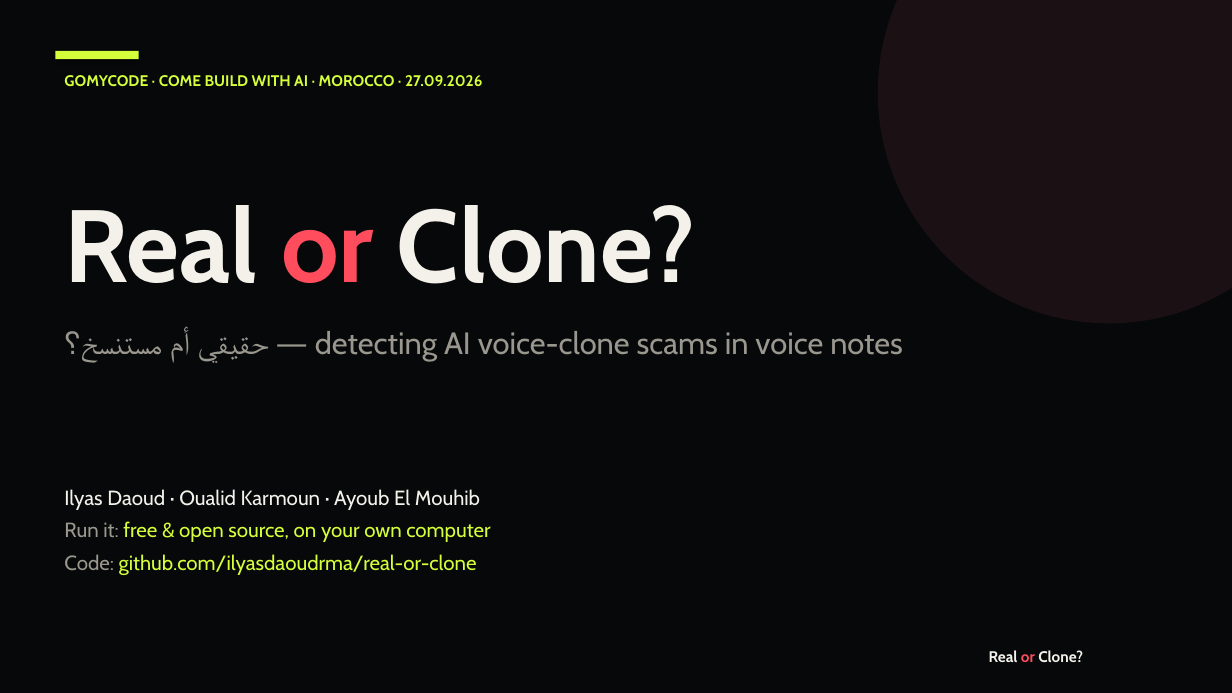
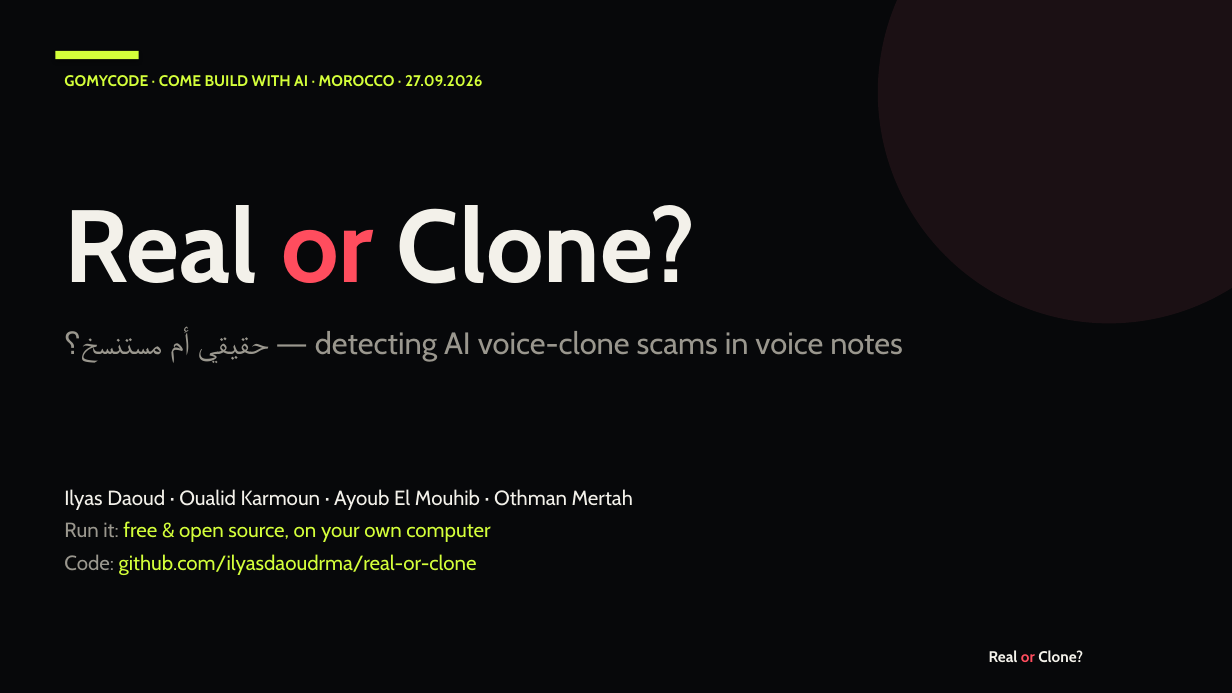
Before and after one commit to ilyasdaoudrma/real-or-clone, a slide deck: slide 1 of docs/Real-or-Clone.pptx. Drawn at 1232x693 pixels with LibreOffice and Linux fonts; fonts in the diff are those of the drawing. Boxes give left, top, right and bottom in pixels: in the first picture for what was removed or moved away, otherwise in the second. Text is boxed around its words. In the diff, an @@ line names an element or a change of style, - is before the commit and + after.

```diff
--- a/docs/Real-or-Clone.pptx
+++ b/docs/Real-or-Clone.pptx
@@ text at [64,489,633,510]: text changed @@
-Ilyas Daoud · Oualid Karmoun · Ayoub El Mouhib
+Ilyas Daoud · Oualid Karmoun · Ayoub El Mouhib · Othman Mertah
```
Also in this commit, not shown: 4 other files.
